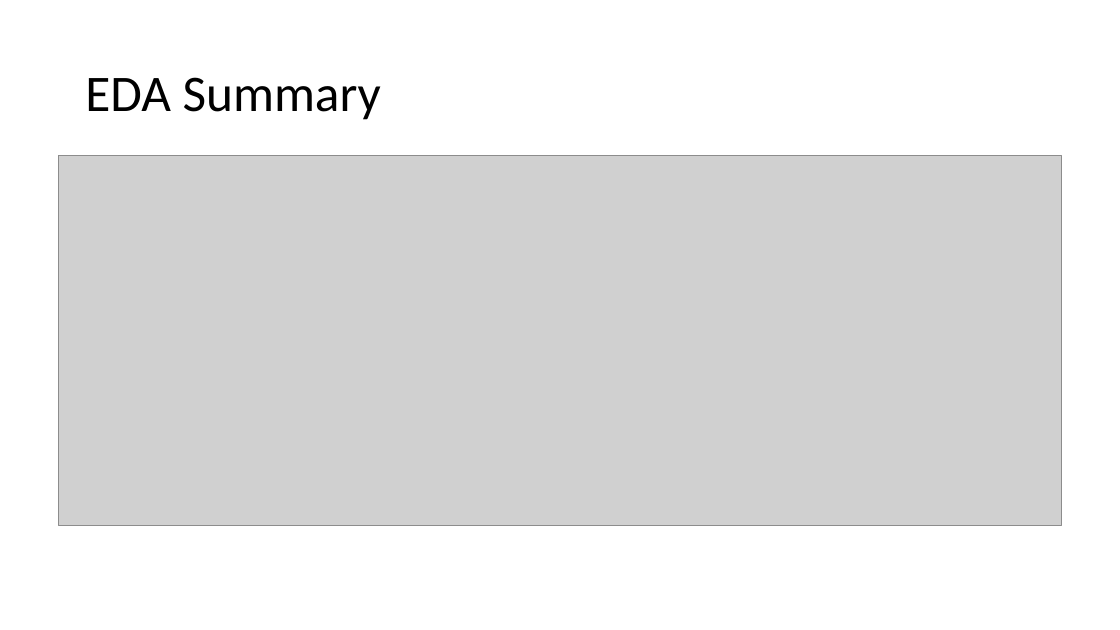
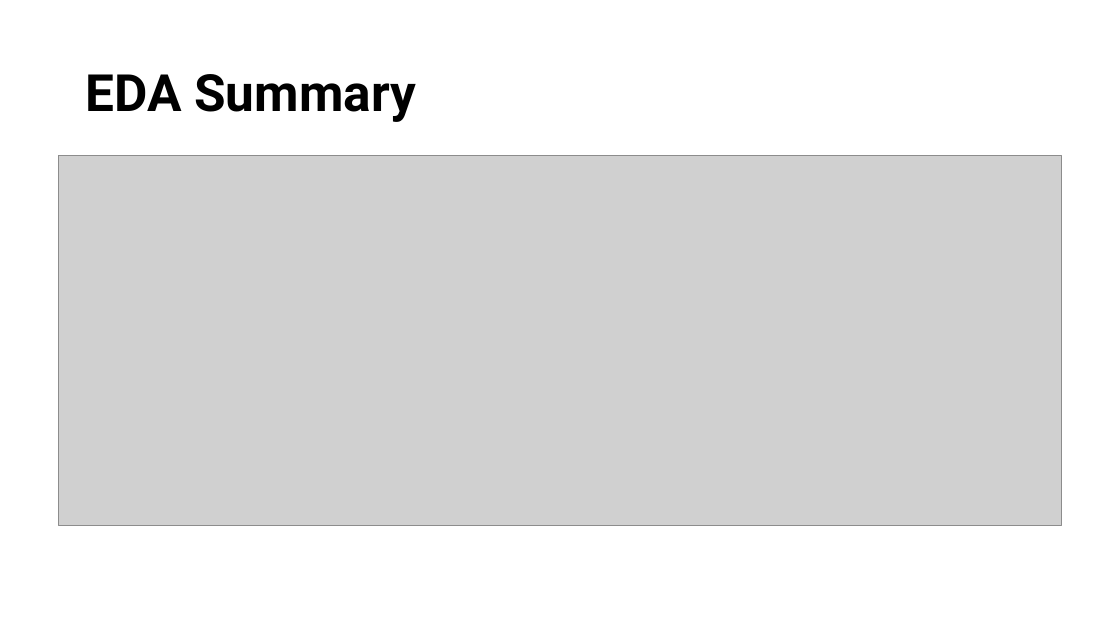
Before and after one commit to jtsw1990/datascience-eda-prezo, a slide deck: slide 16 of Problem Formulation & EDA.pptx. Drawn at 1120x630 pixels with LibreOffice and Linux fonts; fonts in the diff are those of the drawing; grey boxes stand for pictures. Boxes give left, top, right and bottom in pixels: in the first picture for what was removed or moved away, otherwise in the second. Text is boxed around its words. In the diff, an @@ line names an element or a change of style, - is before the commit and + after.

```diff
--- a/Problem Formulation & EDA.pptx
+++ b/Problem Formulation & EDA.pptx
@@ title "EDA Summary" at (85, 74, 415, 122): font Calibri to Roboto, bold on @@
```
Also in this commit, not shown: 15 other slides changed, 1 slide added, 4 other files.
